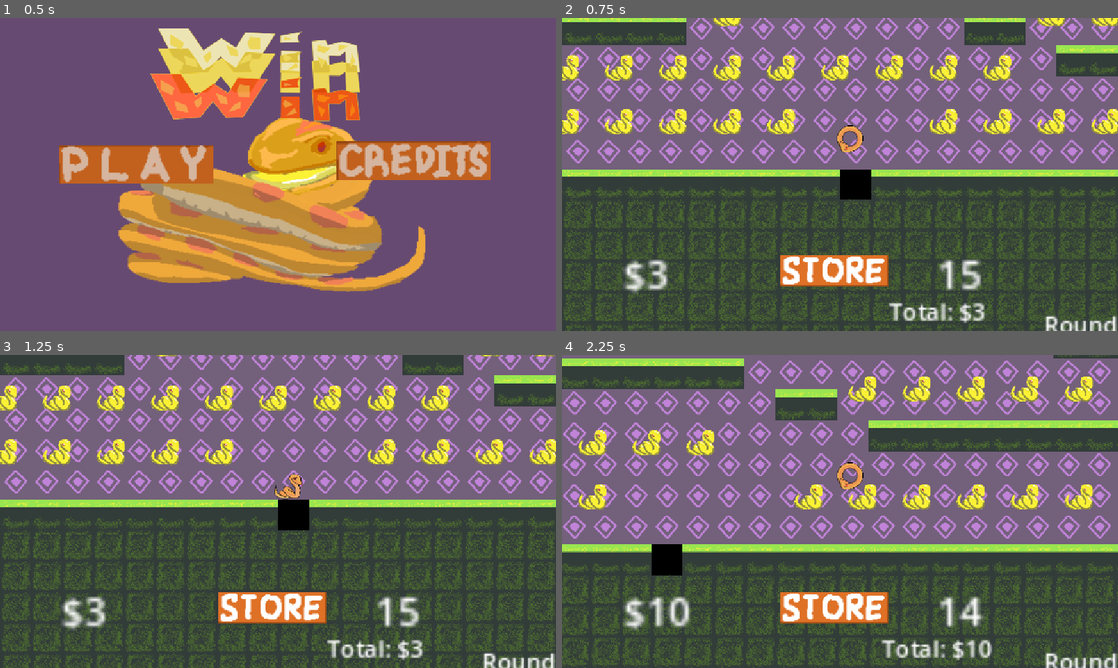
Above: before the commit, frames 1-4 (two rows, left to right).
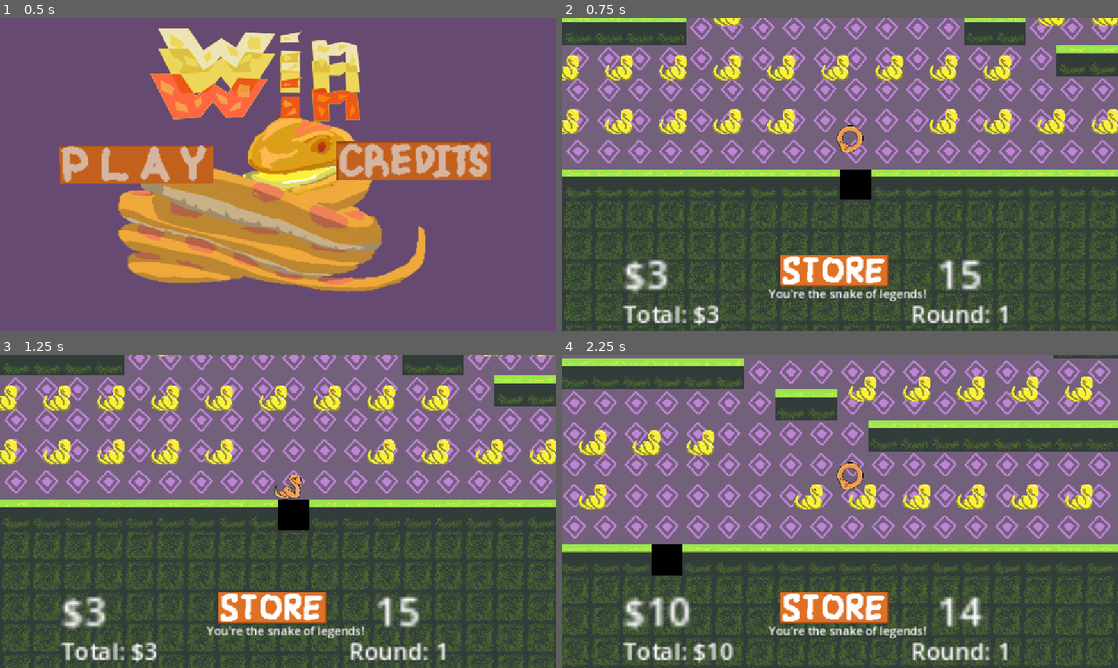
Above: after the commit, the same moments.

Repository: tgruenewald/LD58
Game: Godot game, scene res://scenes/main_menu.tscn
Same seed, same stepped clock (60 frames per second), same inputs: the game is played once before the commit and once after it.
Inputs (mouse positions are in pixels of both pictures, inside the frame that each line leads up to):
- Up to frame 1 (0.5 s): no input
- Up to frame 2 (0.75 s): click (695, 165) at 0.5 s
- Up to frame 3 (1.25 s): no input
- Up to frame 4 (2.25 s): tap Enter (ui_accept) at 1.25 s; move the mouse to (962, 495) at 1.27 s; hold D (move_right) 1.28-2 s; hold X 1.28-2 s; click (962, 495) at 1.42 s; tap Space (jump) at 1.52 s; drag from (728, 527) to (828, 473) at 2.02 s

Frame 1 is identical in both runs. In frame 2, 2.2% of the frame differs, in the area x 10-100%, y 86-100%; in frame 3, 2.2%; in frame 4, 2.4%.

Commit message:
encouragment messages

Diff:
--- a/Scripts/shop.gd
+++ b/Scripts/shop.gd
@@ -47,6 +47,7 @@
 		if Input.is_physical_key_pressed(KEY_X):
 			if not x_key_was_pressed:
 				Master.wallet += 100
+				Master.totalAccumulated += 100
 				print("Debug: Added 100 points. Total: ", Master.getWallet())
 				x_key_was_pressed = true
 		else:
--- a/Scripts/ui.gd
+++ b/Scripts/ui.gd
@@ -5,9 +5,36 @@
 @onready var time_counter: Label = $TimeCounter
 @onready var store_button: TextureButton = $StoreButton
 @onready var total_accumulated: Label = $TotalAccumulated
+@onready var round_counter: Label = $RoundCounter
+@onready var encouragement_message: Label = $EncouragementMessage
 var timeBase = 15
 var time
 var player_node: Node2D
+
+var snake_messages = [
+	"Sssslither to victory! 🐍",
+	"You're hiss-terically good at this!",
+	"Don't be a garden snake, be a CHAMPION!",
+	"Fangs for playing! Keep going!",
+	"You're ssssensational!",
+	"Scale to new heights!",
+	"That's un-boa-lievable!",
+	"You're not sssslacking!",
+	"Viper-formance at its finest!",
+	"Adder-boy! Looking good!",
+	"Python your way to the top!",
+	"You're rattling the competition!",
+	"Cobra-lieve in yourself!",
+	"Anaconda see you're doing great!",
+	"You're the snake of legends!",
+	"Keep shed-ding those records!",
+	"You've got some serious constrictor skills!",
+	"Hiss-tory in the making!",
+	"Snake? More like GREAT!",
+	"You're venomously good at this!",
+	"Ssssimply amazing!"
+]
+var current_message_index = 0
 
 # Called when the node enters the scene tree for the first time.
 func _ready() -> void:
@@ -17,6 +44,10 @@
 	if not player_node:
 		# Try to find the arrow head node
 		player_node = get_tree().get_first_node_in_group("arrow_head")
+
+	# Pick a random encouragement message
+	current_message_index = randi() % snake_messages.size()
+	encouragement_message.text = snake_messages[current_message_index]
 	pass # Replace with function body.
 
 
@@ -25,6 +56,7 @@
 	money_amount.text = "$" + str(Master.getWallet())
 	time_counter.text = str(time)
 	total_accumulated.text = "Total: $" + str(Master.getTotalAccumulated())
+	round_counter.text = "Round: " + str(Master.getCurrentRound())
 	if time <= 0:
 		time = timeBase
 		get_tree().change_scene_to_file("res://scenes/shop.tscn")
@@ -40,6 +72,8 @@
 		money_amount.scale = Vector2(5.0, 5.0)  # Reduced from 6.0 to 5.0 for less fuzziness
 		time_counter.scale = Vector2(5.0, 5.0)  # Reduced from 6.0 to 5.0 for less fuzziness
 		total_accumulated.scale = Vector2(3.0, 3.0)  # Smaller scale for total
+		round_counter.scale = Vector2(3.0, 3.0)  # Same scale as total
+		encouragement_message.scale = Vector2(1.5, 1.5)  # Smaller scale for encouragement
 
 		# Centered positioning (accounting for element widths and scale)
 		# Shifted left to account for the actual element sizes
@@ -48,8 +82,12 @@
 		time_counter.position = Vector2(center_x - 250, bottom_y - 25)  # Adjusted for better spacing
 		# Store button is now 2x scale (200x100 pixels), so shift left by 100 to center it
 		store_button.position = Vector2(center_x - 125, bottom_y - 25)  # Adjusted for larger button size
-		# Total accumulated below the store button
-		total_accumulated.position = Vector2(center_x - 100, bottom_y + 75)  # Below store button
+		# Encouragement message below the store button
+		encouragement_message.position = Vector2(center_x - 210, bottom_y + 55)  # Just below store button
+		# Total accumulated aligned under the money amount
+		total_accumulated.position = Vector2(center_x - 450, bottom_y + 80)  # Aligned with money_amount
+		# Round counter aligned under the time counter
+		round_counter.position = Vector2(center_x - 250, bottom_y + 80)  # Aligned with time_counter
 
 	# Add hover effect to store button
 	if store_button.is_hovered():
--- a/scenes/ui.tscn
+++ b/scenes/ui.tscn
@@ -44,7 +44,6 @@
 offset_bottom = 650.0
 scale = Vector2(3, 3)
 text = "Total: $0"
-horizontal_alignment = 1
 
 [node name="RoundCounter" type="Label" parent="."]
 offset_left = 800.0
@@ -53,6 +52,15 @@
 offset_bottom = 650.0
 scale = Vector2(3, 3)
 text = "Round: 1"
+horizontal_alignment = 2
+
+[node name="EncouragementMessage" type="Label" parent="."]
+offset_left = 400.0
+offset_top = 400.0
+offset_right = 700.0
+offset_bottom = 450.0
+scale = Vector2(2.5, 2.5)
+text = "Sssslither to victory!"
 horizontal_alignment = 1
 
 [connection signal="timeout" from="Timer" to="." method="_on_timer_timeout"]
